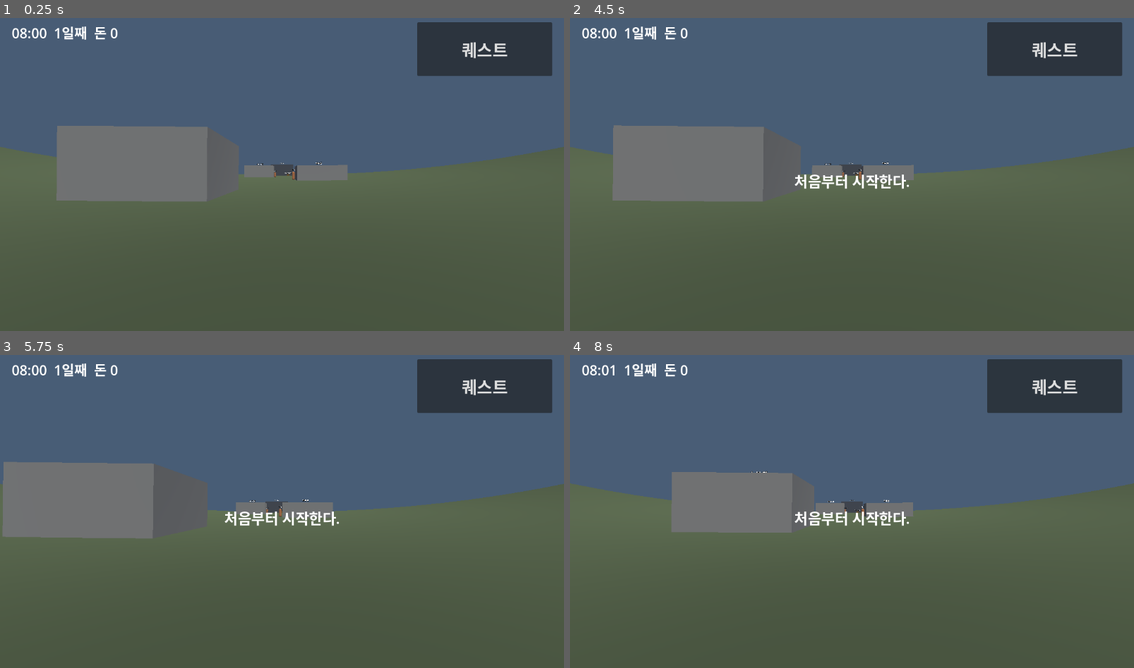
Above: before the commit, frames 1-4 (two rows, left to right).
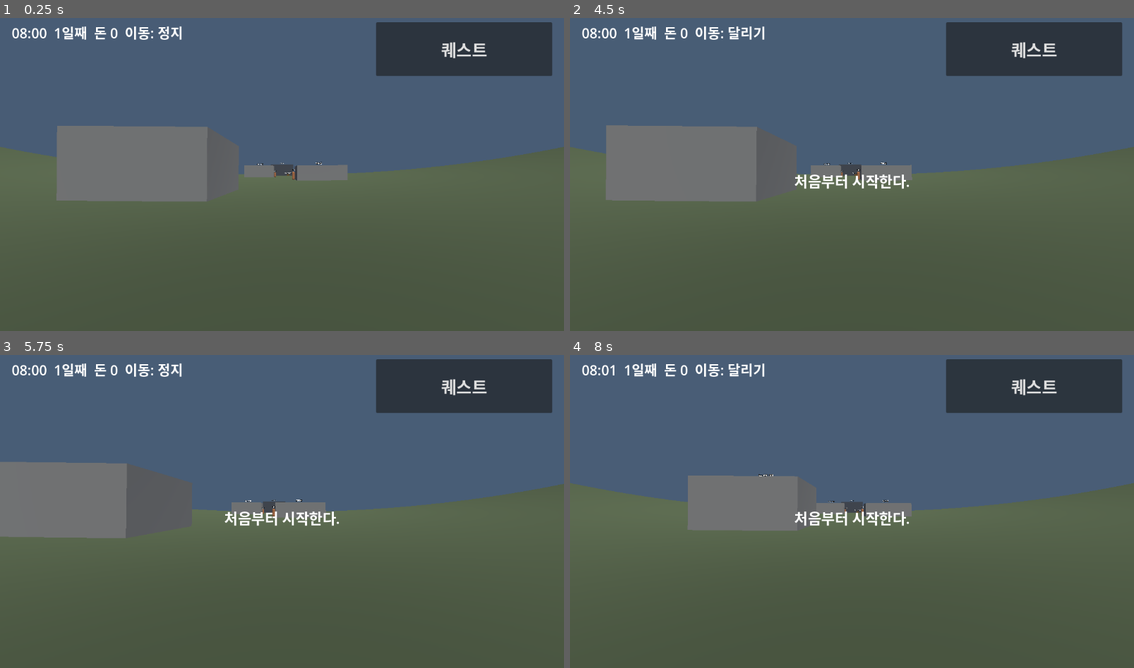
Above: after the commit, the same moments.

Repository: yeongkim0814-svg/habitat
Game: Godot game, scene res://game/greybox.tscn
The game is run twice, just before and just after one commit, with the same random seed, the same clock (stepped at 60 frames per second) and the same inputs. This scene is started directly instead of the project's main scene.
Inputs (mouse positions are in pixels of both pictures, inside the frame that each line leads up to):
- Up to frame 1 (0.25 s): no input
- Up to frame 2 (4.5 s): click "퀘스트" at 0.5 s; click "처음부터" at 1.25 s; click "한 번 더 누르면 처음부터" at 2 s; tap Enter at 2.75, 4.25 s; drag from (852, 171) to (908, 102) at 2.77 s; tap Space at 3.5 s; drag from (739, 187) to (823, 237) at 3.52 s; move the mouse to (908, 102) at 4.27 s; hold D from 4.28 s (still down); tap O at 4.35 s
- Up to frame 3 (5.75 s): release D at 5 s; drag from (253, 574) to (112, 461) at 5.02 s
- Up to frame 4 (8 s): tap Space at 5.75 s; move the mouse to (1021, 558) at 5.77 s; hold A 5.78-6.5 s; tap L at 5.85 s; drag from (682, 461) to (767, 430) at 6.52 s; move the mouse to (880, 508) at 7.27 s; hold S from 7.28 s (still down); tap R at 7.35 s; click (880, 508) at 7.42 s

The runs differ from the first frame. In frame 1, 1.8% of the frame differs, in the area x 22-90%, y 1-19%; in frame 2, 2.2%; in frame 3, 2.4%; in frame 4, 2.8%, in the area x 0-100%, y 1-57%.

Commit message:
feat(p1): 이동 3단계 속도·단계 표시, 화면 비율 시점 감도, 행동 버튼 오른쪽 아래 (Closes #64)
- core/gait.gd: 기울기 → 정지/조용히 걷기/걷기/달리기, 경계 여유 구간, 데이터 검사(D101)
- data/controls.json: 데드존 0.15, 경계 0.5·0.85, 여유 0.04, 1.5/3.5/6 m/s, 화면 높이 = 180°
- game/player.gd: 속도는 gait 단계 속도
- game/touch.gd: 시점 = 끈 거리 / 화면 높이 × 180°(D102)
- game/greybox.gd: 행동·거래 버튼 오른쪽 아래 엄지 자리(D103), 상태 글에 이동 단계
- tests/p1: gait 단계·여유 구간, 180° 회전, 버튼 위치

Co-Authored-By: Claude Opus 5.5 <noreply@anthropic.com>
Claude-Session: https://claude.ai/code/session_0156WrwSJQzHxMTLtFynefb4

Diff:
--- /dev/null
+++ b/core/gait.gd
@@ -0,0 +1,33 @@
+extends RefCounted
+## 이동 단계(D73, D101): 스틱 기울기 → 0 정지, 1 조용히 걷기, 2 걷기, 3 달리기. 속도 단계와 소리 단계가 1:1.
+## 경계 근처에서 깜빡이지 않게 여유 구간을 둔다: 올라갈 때는 경계 + h, 내려갈 때는 경계 - h를 넘어야 바뀐다(데드존 제외).
+
+var config: Dictionary
+var stage := 0
+
+func _init(controls: Dictionary) -> void:
+	config = controls
+
+func update(tilt: float) -> int:
+	var edges: Array = [config["deadzone"]] + config["edges"]
+	var h: float = config["hysteresis"]
+	while stage < edges.size() and tilt >= edges[stage] + (h if stage > 0 else 0.0):
+		stage += 1
+	while stage > 0 and tilt < edges[stage - 1] - (h if stage > 1 else 0.0):
+		stage -= 1
+	return stage
+
+func speed() -> float:
+	return 0.0 if stage == 0 else float(config["speeds"][stage - 1])
+
+## 데이터 오류 목록(경계가 오름차순인지, 속도가 단계 수만큼인지).
+static func validate(controls: Dictionary) -> Array:
+	var errors := []
+	var edges: Array = [controls["deadzone"]] + controls["edges"]
+	for i in edges.size() - 1:
+		if edges[i] >= edges[i + 1]:
+			errors.append("controls: 경계가 오름차순이 아님 %s" % [edges])
+			break
+	if controls["speeds"].size() != edges.size():
+		errors.append("controls: 속도 %d개, 단계 %d개" % [controls["speeds"].size(), edges.size()])
+	return errors
--- a/core/game.gd
+++ b/core/game.gd
@@ -17,7 +17,7 @@
 
 static func load_data(dir := "res://data") -> Dictionary:
 	var d := {}
-	for key in ["items", "residents", "quests", "dialogues", "world", "shops", "layout"]:
+	for key in ["items", "residents", "quests", "dialogues", "world", "shops", "layout", "controls"]:
 		d[key] = JSON.parse_string(FileAccess.get_file_as_string("%s/%s.json" % [dir, key]))
 	return d
 
--- /dev/null
+++ b/data/controls.json
@@ -0,0 +1,8 @@
+{
+  "deadzone": 0.15,
+  "edges": [0.5, 0.85],
+  "hysteresis": 0.04,
+  "speeds": [1.5, 3.5, 6.0],
+  "stage_names": ["정지", "조용히 걷기", "걷기", "달리기"],
+  "look_turn_per_screen": 180
+}
--- a/game/greybox.gd
+++ b/game/greybox.gd
@@ -39,6 +39,7 @@
 	build_light()
 	var at: Array = game.data["layout"]["spawn"]
 	player = Player.new()
+	player.gait = Player.Gait.new(game.data["controls"])
 	player.position = Cylinder.surface(at[0], at[1], 0.91)
 	add_child(player)
 	player.camera.current = true
@@ -129,6 +130,7 @@
 	add_child(hud)
 	var touch := Touch.new()
 	touch.player = player
+	touch.look_turn = deg_to_rad(game.data["controls"]["look_turn_per_screen"])
 	hud.add_child(touch)
 	status = Label.new()
 	status.position = Vector2(24, 16)
@@ -144,31 +146,27 @@
 	message.autowrap_mode = TextServer.AUTOWRAP_WORD_SMART
 	message.add_theme_font_size_override("font_size", 30)
 	hud.add_child(message)
-	action = bottom_button(hud, -220, act)
-	trade = bottom_button(hud, 240, open_shop)
+	# D103: 행동 버튼은 오른쪽 아래 엄지 자리, 거래는 그 위 호, 퀘스트는 위 구석.
+	action = corner_button(hud, Control.PRESET_BOTTOM_RIGHT, Vector2(-400, -150), act)
+	trade = corner_button(hud, Control.PRESET_BOTTOM_RIGHT, Vector2(-460, -280), open_shop)
 	trade.text = "거래"
-	quests = bottom_button(hud, 0, func(): journal.open(game, restart))
+	quests = corner_button(hud, Control.PRESET_TOP_RIGHT, Vector2(-384, 16), func(): journal.open(game, restart))
 	quests.text = "퀘스트"
-	quests.set_anchors_and_offsets_preset(Control.PRESET_TOP_RIGHT)
-	quests.offset_left = -300
-	quests.offset_right = -24
-	quests.offset_top = 16
-	quests.offset_bottom = 126
 	dialogue = Dialogue.new()
 	journal = Journal.new()
 	shop = ShopScreen.new()
 	for screen in [dialogue, journal, shop]:
 		hud.add_child(screen)
 
-## 화면 아래 가운데 줄의 큰 버튼. left는 가운데에서 왼쪽 끝까지의 거리.
-func bottom_button(hud: CanvasLayer, left: float, on_press: Callable) -> Button:
+## 화면 구석 기준의 큰 버튼(360×110). at은 구석에서 버튼 왼쪽 위까지의 거리.
+func corner_button(hud: CanvasLayer, corner: Control.LayoutPreset, at: Vector2, on_press: Callable) -> Button:
 	var b := Button.new()
 	b.focus_mode = Control.FOCUS_NONE
-	b.set_anchors_and_offsets_preset(Control.PRESET_CENTER_BOTTOM)
-	b.offset_top = -150
-	b.offset_bottom = -40
-	b.offset_left = left
-	b.offset_right = left + 440
+	b.set_anchors_and_offsets_preset(corner)
+	b.offset_left = at.x
+	b.offset_top = at.y
+	b.offset_right = at.x + 360
+	b.offset_bottom = at.y + 110
 	b.add_theme_font_size_override("font_size", 34)
 	b.pressed.connect(on_press)
 	hud.add_child(b)
@@ -262,7 +260,8 @@
 		save()
 
 func status_text() -> String:
-	var lines := ["%02d:%02d  %d일째  돈 %d" % [int(game.clock.hour()), int(fmod(game.clock.hour(), 1.0) * 60), game.clock.day() + 1, game.money]]
+	var lines := ["%02d:%02d  %d일째  돈 %d  이동: %s" % [int(game.clock.hour()), int(fmod(game.clock.hour(), 1.0) * 60), game.clock.day() + 1, game.money,
+		game.data["controls"]["stage_names"][player.gait.stage]]]
 	if not game.items.is_empty():
 		lines.append("소지품: " + ", ".join(game.items.keys().map(func(k): return "%s %d" % [game.data["items"][k]["name"], game.items[k]])))
 	return "\n".join(lines)
--- a/game/player.gd
+++ b/game/player.gd
@@ -3,8 +3,10 @@
 ## 회전계 가속도(D17)를 더한 뒤 엔진 충돌로 걷는다.
 const Cylinder = preload("res://core/cylinder.gd")
 const Motion = preload("res://core/motion.gd")
-const SPEED := 4.0
+const Gait = preload("res://core/gait.gd")
+## 스틱 벡터. 길이(기울기)는 gait가 단계 속도로 바꾼다(D101).
 var move := Vector2.ZERO
+var gait: Gait
 var look := Vector2.ZERO
 var yaw := 0.0
 var pitch := 0.0
@@ -34,7 +36,8 @@
 	var right := forward.cross(up_direction).normalized()
 	basis = Basis(right, up_direction, -forward).orthonormalized()
 	camera.rotation.x = pitch
-	var desired := (right * move.x + forward * move.y).limit_length() * SPEED
+	gait.update(move.length())
+	var desired := (right * move.x + forward * move.y).normalized() * gait.speed()
 	velocity = desired + up_direction * velocity.dot(up_direction)
 	velocity += Motion.acceleration(position, velocity) * dt
 	move_and_slide()
--- a/game/touch.gd
+++ b/game/touch.gd
@@ -2,12 +2,13 @@
 ## 터치 조작(D32): 화면 왼쪽 절반은 가상 스틱(누른 곳이 중심), 오른쪽 절반은 드래그로 시점.
 ## 데스크톱 시험용으로 WASD와 방향키도 받는다.
 const STICK_RADIUS := 110.0
-const LOOK_GAIN := 0.006
 var player: CharacterBody3D
 var stick_finger := -1
 var stick_origin := Vector2.ZERO
 var stick := Vector2.ZERO
 var look_finger := -1
+## 화면 높이만큼 끌 때의 회전(rad, D102). 장면이 data/controls.json 값으로 정한다.
+var look_turn := PI
 
 func _ready() -> void:
 	set_anchors_and_offsets_preset(Control.PRESET_FULL_RECT)
@@ -29,7 +30,7 @@
 		if event.index == stick_finger:
 			stick = ((event.position - stick_origin) / STICK_RADIUS).limit_length()
 		elif event.index == look_finger:
-			player.look += -event.relative * LOOK_GAIN
+			player.look += -event.relative * look_turn / size.y
 
 func _process(_dt: float) -> void:
 	queue_redraw()
--- /dev/null
+++ b/tests/p1/gait.gd
@@ -0,0 +1,20 @@
+extends RefCounted
+## 이동 단계(D101): 기울기 → 정지 / 조용히 걷기 / 걷기 / 달리기, 경계의 여유 구간. t는 tests/p1/run.gd.
+const Game = preload("res://core/game.gd")
+const Gait = preload("res://core/gait.gd")
+
+static func run(t: SceneTree) -> void:
+	var c: Dictionary = Game.load_data()["controls"]
+	var g := Gait.new(c)
+	t.check([0.1, 0.3, 0.7, 1.0].map(func(x): return Gait.new(c).update(x)) == [0, 1, 2, 3], "tilt 0.1/0.3/0.7/1.0 -> stop/quiet/walk/run")
+	g.update(0.3)
+	t.check(g.update(0.52) == 1 and g.update(0.55) == 2, "going up needs edge + hysteresis (0.5 + 0.04)")
+	t.check(g.update(0.48) == 2 and g.update(0.45) == 1, "going down needs edge - hysteresis")
+	t.check(g.update(0.0) == 0 and g.speed() == 0.0, "letting go stops")
+	g.update(1.0)
+	t.check(g.speed() == 6.0, "full tilt runs at 6 m/s")
+	t.check(Gait.validate(c).is_empty(), "shipped controls are valid")
+	var bad := c.duplicate(true)
+	bad["edges"] = [0.9, 0.5]
+	bad["speeds"] = [1.0]
+	t.check(Gait.validate(bad).size() == 2, "unsorted edges and wrong speed count are reported")
--- a/tests/p1/run.gd
+++ b/tests/p1/run.gd
@@ -5,6 +5,7 @@
 const Schedule = preload("res://core/schedule.gd")
 const Cylinder = preload("res://core/cylinder.gd")
 const Touch = preload("res://tests/p1/touch.gd")
+const GaitTest = preload("res://tests/p1/gait.gd")
 var passed := 0
 var failed := 0
 
@@ -26,6 +27,7 @@
 	test_shop()
 	test_schedule()
 	await test_greybox()
+	GaitTest.run(self)
 	await Touch.run(self)
 	test_data_only_quest()
 	print("%d passed, %d failed" % [passed, failed])
--- a/tests/p1/touch.gd
+++ b/tests/p1/touch.gd
@@ -45,5 +45,19 @@
 	await t.process_frame
 	await t.process_frame
 	t.check(scene.player.move == Vector2.ZERO, "releasing the stick stops walking")
+	await turn_and_buttons(t, scene, screen, right)
 	scene.queue_free()
 	DirAccess.remove_absolute(t.SCENE_SAVE)
+
+## D102: 화면 높이만큼 끌면 180°. D103: 행동 버튼은 오른쪽 아래.
+static func turn_and_buttons(t: SceneTree, scene: Node3D, screen: Vector2, right: Vector2) -> void:
+	var turn: float = scene.player.yaw
+	finger(t, 1, right)
+	drag(t, 1, right, Vector2(-screen.y, 0))
+	await t.process_frame
+	await t.physics_frame
+	await t.physics_frame
+	t.check(absf(absf(scene.player.yaw - turn) - PI) < 0.01, "dragging one screen height turns 180 degrees (%.3f)" % (scene.player.yaw - turn))
+	finger(t, 1, right, false)
+	t.check(scene.action.get_global_rect().end.x > screen.x * 0.8 and scene.action.get_global_rect().end.y > screen.y * 0.8,
+		"action button sits at the bottom right %s" % [scene.action.get_global_rect()])
Not shown, changed: ARCHITECTURE.md
